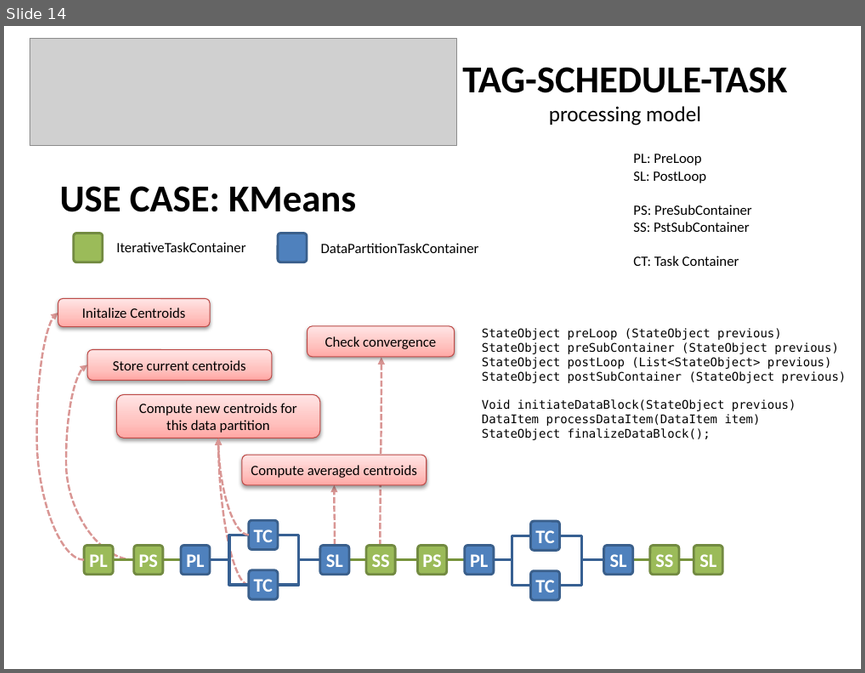
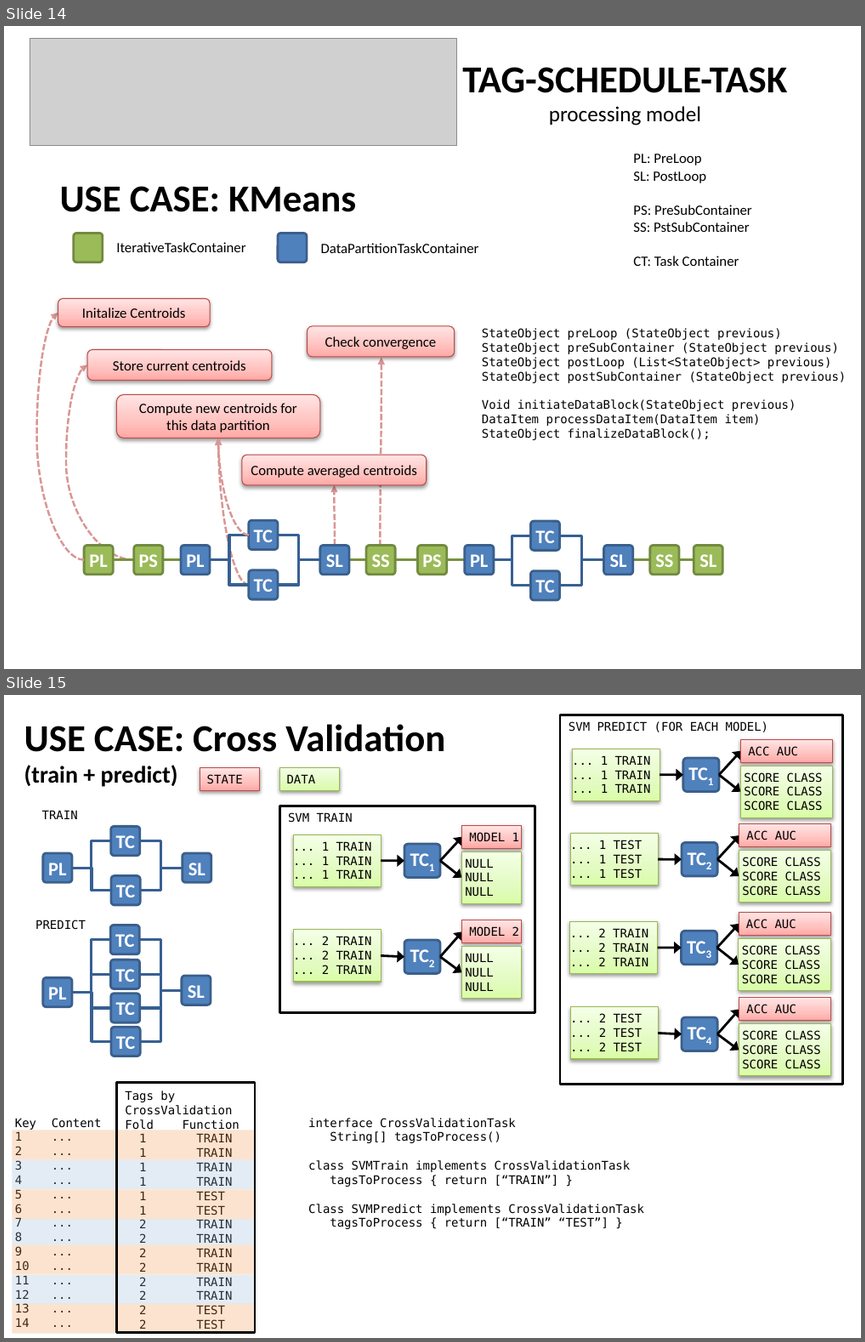
Before and after one commit to predmach/toolkit, a slide deck: docs/design/TST-api.pptx. Shown one above the other, each under a label of ours: slide 14 before the commit, slides 14 and 15 after it. The pictures are 865x673 and 865x1342 pixels, drawn with LibreOffice and Linux fonts; fonts in the diff are those of the drawing; grey boxes stand for pictures. Boxes give left, top, right and bottom in pixels: in the first picture for what was removed or moved away, otherwise in the second. Text is boxed around its words. In the diff, an @@ line names an element or a change of style, - is before the commit and + after.

```diff
--- a/docs/design/TST-api.pptx
+++ b/docs/design/TST-api.pptx
@@ slide 15 added at <box>4,695,861,1338</box>, background #FFFFFF @@
@@ text added at <box>24,724,445,787</box>, 32 pt, text #000000, bold @@
+USE CASE: Cross Validation
+(train + predict)
@@ rectangle added at <box>200,767,259,790</box>, fill gradient #FFA6A5 to #FFC0BF to #FFE7E7, outline #BF4C48 0.75 pt, 10 pt, text #000000 @@
+STATE
@@ rectangle added at <box>280,767,339,790</box>, fill gradient #DAFDA7 to #E4FCC2 to #F5FFE7, outline #98B955 0.75 pt, 10 pt, text #000000 @@
+DATA
@@ text added at <box>42,810,78,819</box>, 10 pt, text #000000 @@
+TRAIN
@@ group added at <box>280,805,535,1012</box>: 7 rectangles, 6 arrows, 2 rounded rectangles @@
+TC1
+... 1 TRAIN
+... 1 TRAIN
+... 1 TRAIN
+MODEL 1
+NULL
+NULL
+NULL
+TC2
+... 2 TRAIN
+... 2 TRAIN
+... 2 TRAIN
+MODEL 2
+NULL
+NULL
+NULL
+SVM TRAIN
@@ group added at <box>43,826,211,905</box>: 4 rounded rectangles, 4 elbow lines @@
+PL
+SL
+TC
+TC
@@ group added at <box>560,715,843,1084</box>: 13 rectangles, 12 arrows, 4 rounded rectangles @@
+TC1
+... 1 TRAIN
+... 1 TRAIN
+... 1 TRAIN
+ACC AUC
+SCORE CLASS
+SCORE CLASS
+SCORE CLASS
+SVM PREDICT (FOR EACH MODEL)
+TC4
+... 2 TEST
+... 2 TEST
+... 2 TEST
+ACC AUC
+SCORE CLASS
+SCORE CLASS
+SCORE CLASS
+TC3
+... 2 TRAIN
+... 2 TRAIN
+... 2 TRAIN
+ACC AUC
+SCORE CLASS
+SCORE CLASS
+SCORE CLASS
+TC2
+... 1 TEST
+... 1 TEST
+... 1 TEST
+ACC AUC
+SCORE CLASS
+SCORE CLASS
+SCORE CLASS
@@ text added at <box>35,919,86,929</box>, 10 pt, text #000000 @@
+PREDICT
@@ group added at <box>43,925,211,1055</box>: 8 elbow lines, 6 rounded rectangles @@
+PL
+SL
+TC
+TC
+TC
+TC
@@ group added at <box>12,1083,254,1333</box>: 8 rectangles, 3 texts @@
+Key
+1
+2
+3
+4
+5
+6
+7
+8
+9
+10
+11
+12
+13
+14
+Content
+...
+...
+...
+...
+...
+...
+...
+...
+...
+...
+...
+...
+...
+...
+Tags by
+CrossValidation
+Fold Function
+1 TRAIN
+1 TRAIN
+1 TRAIN
+1 TRAIN
+1 TEST
+1 TEST
+2 TRAIN
+2 TRAIN
+2 TRAIN
+2 TRAIN
+2 TRAIN
+2 TRAIN
+2 TEST
+2 TEST
@@ text added at <box>308,1117,644,1229</box>, 10 pt, text #000000 @@
+interface CrossValidationTask
+String[] tagsToProcess()
+class SVMTrain implements CrossValidationTask
+tagsToProcess { return [“TRAIN”] }
+Class SVMPredict implements CrossValidationTask
+tagsToProcess { return [“TRAIN” “TEST”] }
```
Also in this commit, not shown: 19 other files.
